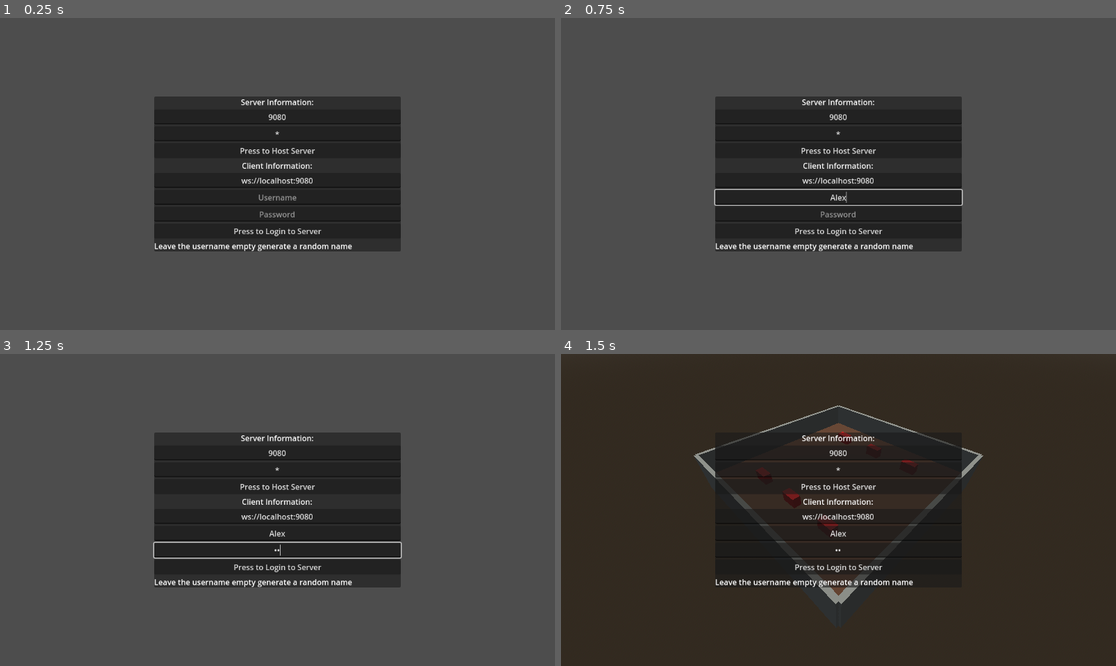
Above: before the commit, frames 1-4 (two rows, left to right).
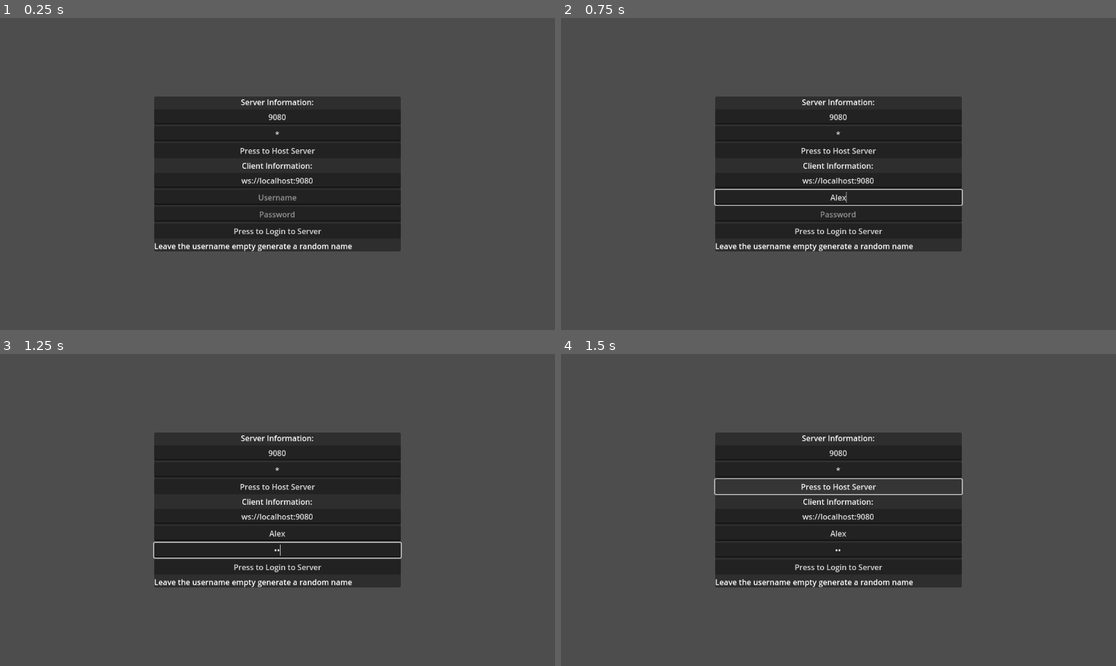
Above: after the commit, the same moments.

Repository: jonathaneeckhout/pirate-zombies
Game: Godot game, scene res://scenes/Main/Main.tscn
Same seed, same stepped clock (60 frames per second), same inputs: the game is played once before the commit and once after it.
Inputs (mouse positions are in pixels of both pictures, inside the frame that each line leads up to):
- Up to frame 1 (0.25 s): no input
- Up to frame 2 (0.75 s): click (838, 195) at 0.52 s; type "Alex" at 0.6 s
- Up to frame 3 (1.25 s): click (277, 550) at 0.75 s; type "12" at 0.83 s
- Up to frame 4 (1.5 s): click "Press to Host Server" at 1.25 s

Frames 1-3 are identical in both runs. In frame 4, 79% of the frame differs, in the area x 0-100%, y 0-100%.
Error after the commit: Parse Error: Could not parse global class "WebsocketMultiplayerConnection" from "res://components/WebsocketMultiplayerConnection/WebsocketMultiplayerConnection…

Commit message:
commit all

Diff:
--- a/classes/Map.gd
+++ b/classes/Map.gd
@@ -3,6 +3,9 @@
 class_name Map
 
 @export var multiplayer_connection: MultiplayerConnection = null
+
+## The scene used for this map
+@export var player_scene: Resource = null
 
 ## Node grouping all the players
 var players: Node3D = null
--- a/classes/MultiplayerConnection.gd
+++ b/classes/MultiplayerConnection.gd
@@ -213,7 +213,7 @@
 
 
 class User:
-	extends Object
+	extends RefCounteds
 	var username: String = ""
 	var logged_in: bool = false
 	var connected_time: float = Time.get_unix_time_from_system()
--- /dev/null
+++ b/scenes/Player/Player.gd
@@ -0,0 +1,31 @@
+extends CharacterBody3D
+
+
+const SPEED = 5.0
+const JUMP_VELOCITY = 4.5
+
+# Get the gravity from the project settings to be synced with RigidBody nodes.
+var gravity = ProjectSettings.get_setting("physics/3d/default_gravity")
+
+
+func _physics_process(delta):
+	# Add the gravity.
+	if not is_on_floor():
+		velocity.y -= gravity * delta
+
+	# Handle jump.
+	if Input.is_action_just_pressed("ui_accept") and is_on_floor():
+		velocity.y = JUMP_VELOCITY
+
+	# Get the input direction and handle the movement/deceleration.
+	# As good practice, you should replace UI actions with custom gameplay actions.
+	var input_dir = Input.get_vector("ui_left", "ui_right", "ui_up", "ui_down")
+	var direction = (transform.basis * Vector3(input_dir.x, 0, input_dir.y)).normalized()
+	if direction:
+		velocity.x = direction.x * SPEED
+		velocity.z = direction.z * SPEED
+	else:
+		velocity.x = move_toward(velocity.x, 0, SPEED)
+		velocity.z = move_toward(velocity.z, 0, SPEED)
+
+	move_and_slide()
--- /dev/null
+++ b/scenes/Player/Player.tscn
@@ -0,0 +1,18 @@
+[gd_scene load_steps=4 format=3 uid="uid://bwo30wk4cqauq"]
+
+[ext_resource type="Script" path="res://scenes/Player/Player.gd" id="1_20s56"]
+
+[sub_resource type="CapsuleShape3D" id="CapsuleShape3D_g0fyq"]
+
+[sub_resource type="CapsuleMesh" id="CapsuleMesh_cnv0r"]
+
+[node name="Player" type="CharacterBody3D"]
+script = ExtResource("1_20s56")
+
+[node name="CollisionShape3D" type="CollisionShape3D" parent="."]
+transform = Transform3D(1, 0, 0, 0, 1, 0, 0, 0, 1, 0, 1, 0)
+shape = SubResource("CapsuleShape3D_g0fyq")
+
+[node name="MeshInstance3D" type="MeshInstance3D" parent="."]
+transform = Transform3D(1, 0, 0, 0, 1, 0, 0, 0, 1, 0, 1, 0)
+mesh = SubResource("CapsuleMesh_cnv0r")
--- a/scenes/maps/Containers/Containers.tscn
+++ b/scenes/maps/Containers/Containers.tscn
@@ -1,6 +1,7 @@
-[gd_scene load_steps=20 format=3 uid="uid://b1t5rs8i2yf2c"]
+[gd_scene load_steps=21 format=3 uid="uid://b1t5rs8i2yf2c"]
 
 [ext_resource type="Script" path="res://scenes/maps/Containers/Containers.gd" id="1_jt126"]
+[ext_resource type="PackedScene" uid="uid://bwo30wk4cqauq" path="res://scenes/Player/Player.tscn" id="2_wm8tg"]
 
 [sub_resource type="PlaneMesh" id="PlaneMesh_x6yuu"]
 size = Vector2(50, 50)
@@ -58,6 +59,7 @@
 
 [node name="Containers" type="Node3D"]
 script = ExtResource("1_jt126")
+player_scene = ExtResource("2_wm8tg")
 
 [node name="Layout" type="Node3D" parent="."]
 
--- a/scripts/ComponentList.gd
+++ b/scripts/ComponentList.gd
@@ -1,4 +1,4 @@
-extends Object
+extends RefCounteds
 
 class_name ComponentList
 
